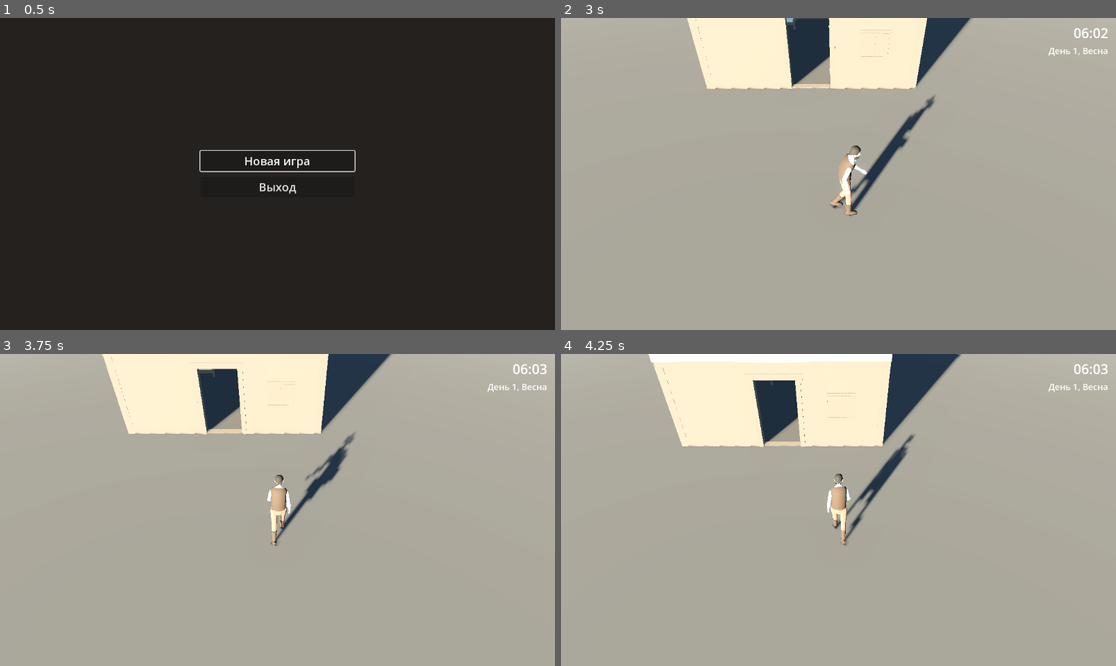
Above: before the commit, frames 1-4 (two rows, left to right).
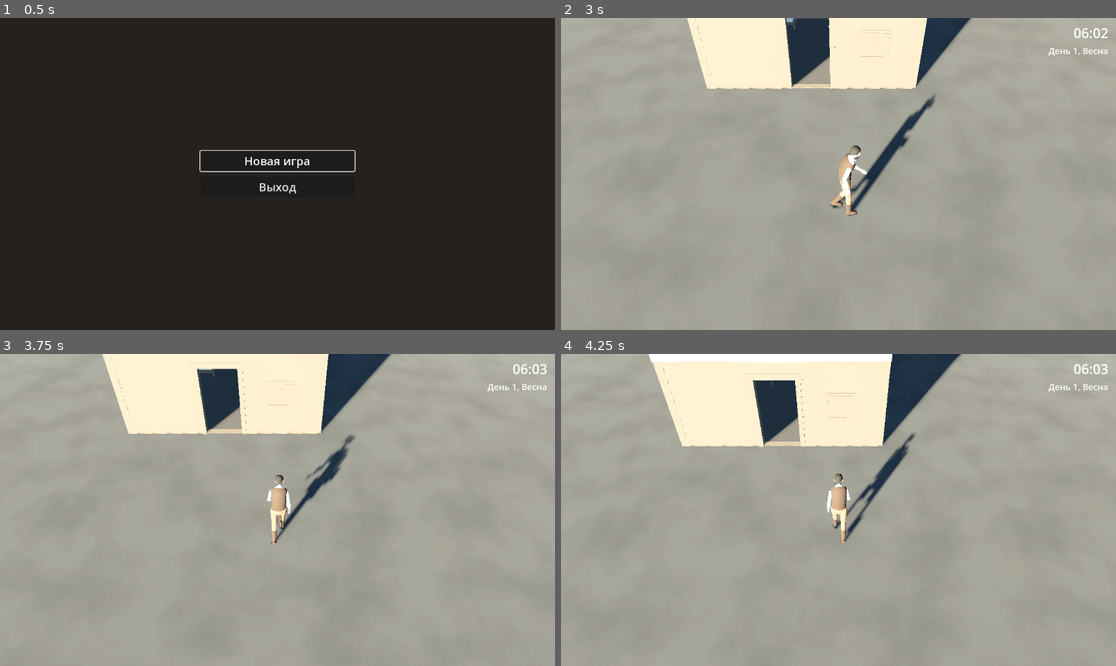
Above: after the commit, the same moments.

Repository: fea203456/Claude-
Game: Godot game, scene res://scenes/ui/main_menu.tscn
Same seed, same stepped clock (60 frames per second), same inputs: the game is played once before the commit and once after it.
Inputs (mouse positions are in pixels of both pictures, inside the frame that each line leads up to):
- Up to frame 1 (0.5 s): no input
- Up to frame 2 (3 s): click "Новая игра" at 0.5 s; tap Enter at 1.25 s; move the mouse to (960, 158) at 1.27 s; hold D (move_right) 1.28-2.03 s; tap Q (camera_rotate_left) at 1.35 s; click (960, 158) at 1.42 s; move the mouse to (727, 189) at 2.02 s; hold S (move_back) 2.03-2.78 s; tap R (camera_rotate_right) at 2.1 s; move the mouse to (894, 105) at 2.77 s; hold D (move_right) from 2.78 s (still down); tap Mouse wheel up (camera_zoom_in) at 2.85 s
- Up to frame 3 (3.75 s): move the mouse to (249, 572) at 3.52 s; release D (move_right) at 3.53 s; hold W (move_forward) from 3.53 s (still down); tap Mouse wheel down (camera_zoom_out) at 3.6 s; click (249, 572) at 3.67 s
- Up to frame 4 (4.25 s): keep holding W (move_forward)

Frame 1 is identical in both runs. In frame 2, less than 0.1% of the frame differs, in the area x 27-68%, y 6-64%; in frame 3, less than 0.1%; in frame 4, 0.1%, in the area x 22-73%, y 0-62%.

Commit message:
Свет: читаемая ночь и закат без бурой заливки
- Ночь: холодный ambient-заполнитель сильнее (6.0/5.0), луна выше в 22:00
  (55°) и ниже к 02:00 (24°) — герой и двор читаются, 23:00 и 01:00 различаются.
- Закат: светлее и менее рыжий свет (sun_energy 4.5 < полдня 4.6),
  холодные тени и дымка за частоколом вместо бурого fog/ambient.
- Полдень: солнце 4.6 на 40°, ambient 0.5 (порядок энергий тестов сохранён).
- Двор: процедурная шумовая текстура грунта (NoiseTexture2D), лёгкая пятнистость.
- Кадры суток и farm_walk.mp4 пересняты.

Co-Authored-By: Claude Opus 5.5 <noreply@anthropic.com>
Claude-Session: https://claude.ai/code/session_01799EQgMrSxx1d7nx5NPXL8

Diff:
--- a/game/scenes/world/farm_test.tscn
+++ b/game/scenes/world/farm_test.tscn
@@ -21,9 +21,25 @@
 [sub_resource type="PlaneMesh" id="ground_mesh"]
 size = Vector2(40, 40)
 
+[sub_resource type="FastNoiseLite" id="ground_noise"]
+frequency = 0.02
+fractal_octaves = 4
+
+[sub_resource type="Gradient" id="ground_ramp"]
+colors = PackedColorArray(0.9, 0.9, 0.89, 1, 1.06, 1.05, 1.03, 1)
+
+[sub_resource type="NoiseTexture2D" id="ground_tex"]
+width = 256
+height = 256
+seamless = true
+color_ramp = SubResource("ground_ramp")
+noise = SubResource("ground_noise")
+
 [sub_resource type="StandardMaterial3D" id="ground_mat"]
-albedo_color = Color(0.235, 0.225, 0.215, 1)
+albedo_color = Color(0.228, 0.224, 0.218, 1)
+albedo_texture = SubResource("ground_tex")
 roughness = 0.85
+uv1_scale = Vector3(4, 4, 4)
 
 [sub_resource type="PlaneMesh" id="field_mesh"]
 size = Vector2(160, 160)
@@ -67,7 +83,7 @@
 transform = Transform3D(0.866, 0.0868, -0.4924, 0, 0.9848, 0.1736, 0.5, -0.1504, 0.8529, 0, 5, 0)
 light_color = Color(1, 0.7, 0.46, 1)
 light_energy = 2.1
-light_volumetric_fog_energy = 0.5
+light_volumetric_fog_energy = 0.3
 shadow_enabled = true
 directional_shadow_max_distance = 40.0
 directional_shadow_blend_splits = true
@@ -76,7 +92,7 @@
 transform = Transform3D(-1, 0, 0, 0, 0.9848, -0.1736, 0, -0.1736, -0.9848, 0, 5, 0)
 light_color = Color(0.55, 0.65, 0.85, 1)
 light_energy = 0.0
-light_volumetric_fog_energy = 0.6
+light_volumetric_fog_energy = 0.45
 shadow_enabled = true
 directional_shadow_max_distance = 40.0
 visible = false
--- a/game/world/day_night_curve.tres
+++ b/game/world/day_night_curve.tres
@@ -6,9 +6,9 @@
 script = ExtResource("1")
 keys = Array[Dictionary]([
 {"minutes": 0, "sun_pitch_deg": 18.0, "sun_color": Color(1, 0.85, 0.6, 1), "sun_energy": 3.6, "ambient_energy": 3.0, "s …(210 unchanged characters)…
-{"minutes": 360, "sun_pitch_deg": 55.0, "sun_color": Color(1, 0.97, 0.9, 1), "sun_energy": 2.8, "ambient_energy": 1.6, "sky_color": Color(0.56, 0.6, 0.64, 1) …(174 unchanged characters)…
-{"minutes": 780, "sun_pitch_deg": 18.0, "sun_color": Color(1, 0.66, 0.4, 1), "sun_energy": 2.75, "ambient_energy": 4.6, "sky_color": Color(0.44, 0.38, 0.5, 1), "fog_density": 0.008, "fog_color": Color(0.5, 0.44, 0.54, 1), "moon_pitch_deg": 30.0, "moon_color": Color(0.5, 0.6, 0.9, 1), "moon_energy": 0.0, "ground_fog_density": 0.14},
+{"minutes": 360, "sun_pitch_deg": 40.0, "sun_color": Color(1, 0.97, 0.9, 1), "sun_energy": 4.6, "ambient_energy": 0.5, "sky_color": Color(0.56, 0.6, 0.64, 1) …(174 unchanged characters)…
+{"minutes": 780, "sun_pitch_deg": 22.0, "sun_color": Color(1, 0.86, 0.68, 1), "sun_energy": 4.5, "ambient_energy": 1.6, "sky_color": Color(0.42, 0.48, 0.62, 1), "fog_density": 0.008, "fog_color": Color(0.42, 0.52, 0.78, 1), "moon_pitch_deg": 30.0, "moon_color": Color(0.5, 0.6, 0.9, 1), "moon_energy": 0.0, "ground_fog_density": 0.18},
 {"minutes": 840, "sun_pitch_deg": -4.0, "sun_color": Color(0.45, 0.5, 0.7, 1), "sun_energy": 0.0, "ambient_energy": 8.0 …(219 unchanged characters)…
-{"minutes": 960, "sun_pitch_deg": -14.0, "sun_color": Color(0.55, 0.66, 1, 1), "sun_energy": 0.0, "ambient_energy": 2.2, "sky_color": Color(0.08, 0.1, 0.15, 1), "fog_density": 0.016, "fog_color": Color(0.3, 0.33, 0.38, 1), "moon_pitch_deg": 45.0, "moon_color": Color(0.78, 0.83, 0.94, 1), "moon_energy": 1.2, "ground_fog_density": 1.2},
-{"minutes": 1200, "sun_pitch_deg": -10.0, "sun_color": Color(0.5, 0.62, 0.95, 1), "sun_energy": 0.0, "ambient_energy": 2.0, "sky_color": Color(0.07, 0.09, 0.14, 1), "fog_density": 0.018, "fog_color": Color(0.28, 0.31, 0.36, 1), "moon_pitch_deg": 38.0, "moon_color": Color(0.76, 0.82, 0.94, 1), "moon_energy": 1.1, "ground_fog_density": 1.3}
+{"minutes": 960, "sun_pitch_deg": -14.0, "sun_color": Color(0.55, 0.66, 1, 1), "sun_energy": 0.0, "ambient_energy": 6.0, "sky_color": Color(0.08, 0.1, 0.15, 1), "fog_density": 0.016, "fog_color": Color(0.3, 0.33, 0.38, 1), "moon_pitch_deg": 55.0, "moon_color": Color(0.78, 0.83, 0.94, 1), "moon_energy": 1.4, "ground_fog_density": 1.2},
+{"minutes": 1200, "sun_pitch_deg": -10.0, "sun_color": Color(0.5, 0.62, 0.95, 1), "sun_energy": 0.0, "ambient_energy": 5.0, "sky_color": Color(0.07, 0.09, 0.14, 1), "fog_density": 0.018, "fog_color": Color(0.28, 0.31, 0.36, 1), "moon_pitch_deg": 24.0, "moon_color": Color(0.76, 0.82, 0.94, 1), "moon_energy": 1.2, "ground_fog_density": 1.3}
 ])
Not shown: 1 places in game/scenes/world/farm_test.tscn that only renumber resources
Not shown, changed: docs/previews/farm_walk.mp4
